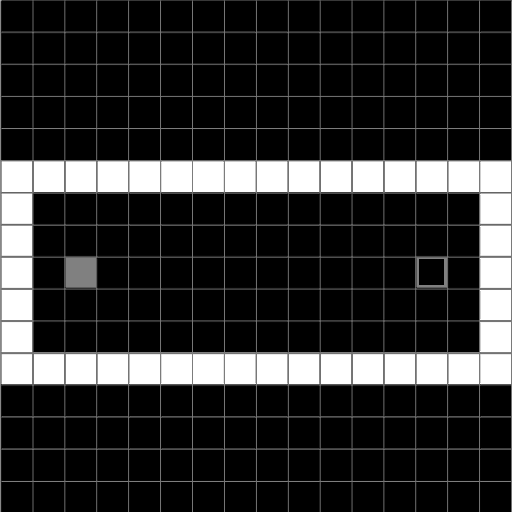
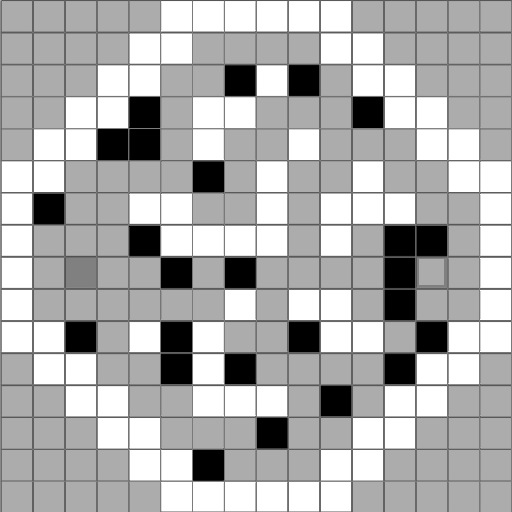
The second w=512, h=512 image is a revision of the first. Changes to its layers:
showed group "Level 6" (8 layers) over bbox(1, 0, 512, 512)
hid group "Level 1" (6 layers) over bbox(1, 0, 512, 512)
